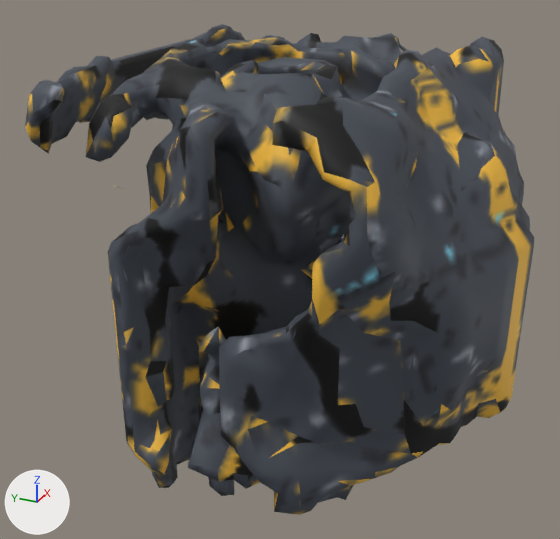
What one commit did to the glTF model www/proto3d/models/beth/equipment/fitted/orin/orin_plate_epic_chest.glb.
Rendered twice from a 50 mm camera at (-0.763, -0.463, 1.657) aimed at (-0.02, -0.129, 1.286). The lights are fixed; the arrows at lower left show +X, +Y and +Z. The first picture is the older version. Vertices at exactly the same position are counted once.

Names of what the first picture shows: 'orin_plate_epic_chest'.
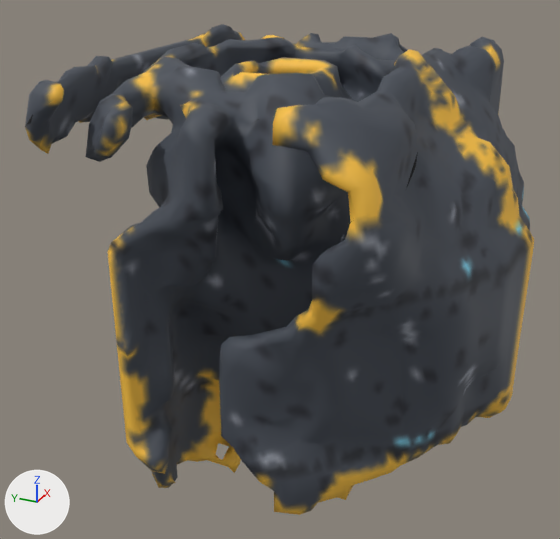
The change in detail:
me_orin_plate_epic_chest_hi_001 is used by ob_orin_plate_epic_chest; location (0.0, 0.0, 0.0).
me_orin_plate_epic_chest_hi_001 had 3509 vertices, 6993 faces and spanned x -0.23..0.229, y -0.399..0.09, z 1.069..1.535.
me_orin_plate_epic_chest_hi_001 now has 3492 vertices, 7000 faces and spans x -0.23..0.229, y -0.399..0.09, z 1.069..1.536.
me_orin_plate_epic_chest_hi_001 part 1: 9 loose pieces with 212 vertices, spanning x -0.229..0.22, y -0.329..0.048, z 1.079..1.52, are deleted.
me_orin_plate_epic_chest_hi_001 part 2: 3 vertices moved from x -0.023..0.214, y -0.281..-0.111, z 1.125..1.507 to x -0.028..0.216, y -0.28..-0.114, z 1.13..1.505; 195 vertices removed from x -0.23..0.222, y -0.398..0.077, z 1.08..1.535; 390 vertices added at x -0.23..0.223, y -0.398..0.084, z 1.077..1.536.
me_orin_plate_epic_chest_hi_001 part 3: 5283 kept faces spanning x -0.23..0.229, y -0.399..0.09, z 1.069..1.534 get new texture (UV) coordinates.

Pixel boxes (x1, y1, x2, y2) of what changed, in the pictures (560 x 539 px; the box of a moved part takes in the faces that stretch with it):
part 1 of me_orin_plate_epic_chest_hi_001, deleted: before (115, 186, 260, 496)
part 2 of me_orin_plate_epic_chest_hi_001, moved or reshaped: (25, 36, 534, 485) in both
part 3 of me_orin_plate_epic_chest_hi_001, surface changed: (25, 26, 534, 515) in both
